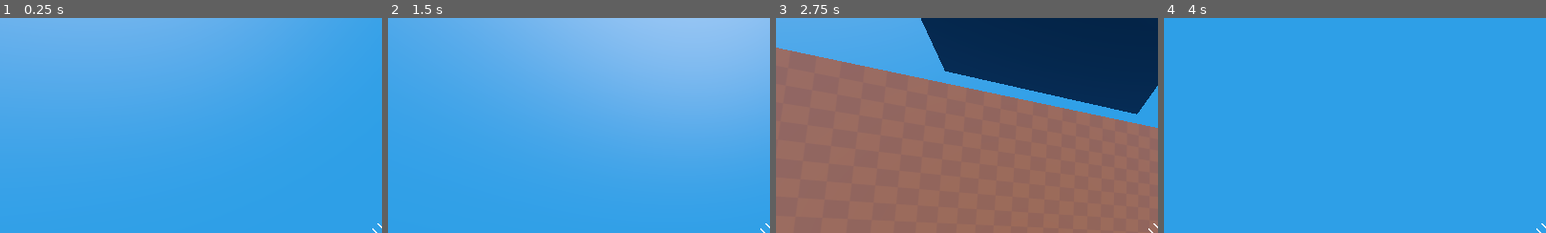
Above: before the commit, frames 1-4 (left to right).
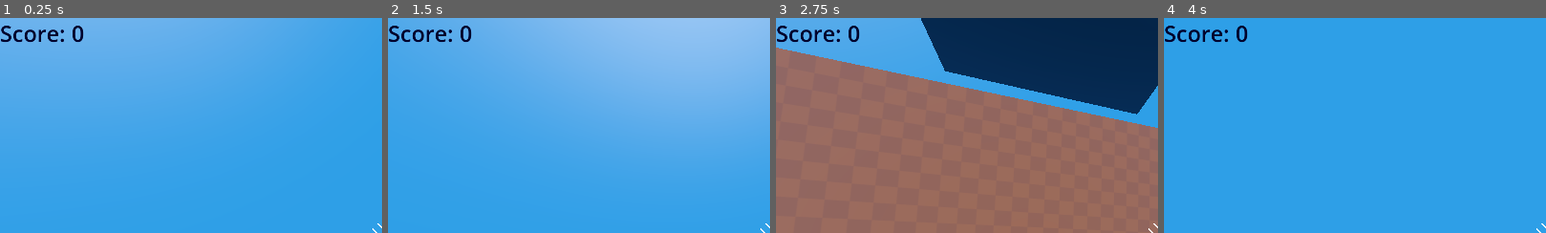
Above: after the commit, the same moments.

Repository: sj6258/My-1st-3D-game
Game: Godot game, scene res://game.tscn
Same seed, same stepped clock (60 frames per second), same inputs: the game is played once before the commit and once after it.
Inputs (mouse positions are % of the whole screen's width and height, from its top left):
- Up to frame 1 (0.25 s): no input
- Up to frame 2 (1.5 s): tap Enter at 0.5 s; move the mouse to (55, 50) at 0.52 s; press the mouse at (55, 50) at 0.53 s; hold W (move_forward) from 0.53 s (still down); tap Space (jump) at 0.77 s; move the mouse to (45, 50) at 1.27 s; release the mouse at (45, 50) at 1.28 s; click (45, 50) at 1.35 s
- Up to frame 3 (2.75 s): keep holding W (move_forward); tap Space (jump) at 1.52 s; move the mouse to (52, 48) at 2.02 s; press the mouse at (52, 48) at 2.03 s; tap Alt at 2.1 s
- Up to frame 4 (4 s): keep holding W (move_forward); move the mouse to (49, 52) at 2.77 s; release the mouse at (49, 52) at 2.78 s; tap Shift at 2.85 s; tap Space (jump) at 3.02, 3.77 s; click (49, 52) at 3.05 s; move the mouse to (57, 51) at 3.52 s; press the mouse at (57, 51) at 3.53 s
The pictures show only the part of the screen within x 0-50%, y 0-50%; the shares and areas given below are measured in that part.

The runs differ from the first frame. In frame 1, 0.6% of the frame differs, in the area x 0-22%, y 3-12%; in frame 2, 0.6%; in frame 3, 0.6%; in frame 4, 0.6%.

Commit message:
Added score and sounds

Diff:
--- /dev/null
+++ b/game.gd
@@ -0,0 +1,13 @@
+extends Node3D
+
+var player_score = 0
+
+@onready var label: Label = %Label
+
+func increase_score():
+	player_score += 1
+	label.text = "Score: " + str(player_score)
+
+
+func _on_mob_spawner_3d_mob_spawned(mob):
+	mob.died.connect(increase_score)
--- a/game.tscn
+++ b/game.tscn
@@ -1,5 +1,6 @@
-[gd_scene load_steps=6 format=3 uid="uid://elst0xn32iil"]
+[gd_scene load_steps=8 format=3 uid="uid://elst0xn32iil"]
 
+[ext_resource type="Script" uid="uid://d2j1nggatxltk" path="res://game.gd" id="1_7jktm"]
 [ext_resource type="PackedScene" uid="uid://ckudr8chj1kgo" path="res://player/player.tscn" id="1_80nbo"]
 [ext_resource type="Material" uid="uid://dku3wpwcna4td" path="res://level/platform.tres" id="1_feb5d"]
 [ext_resource type="Material" uid="uid://br1th5vqu3e6a" path="res://level/bridge.tres" id="2_fc0e3"]
@@ -17,7 +18,13 @@
 volumetric_fog_albedo = Color(0, 0, 0.21568628, 1)
 volumetric_fog_emission = Color(0.14306286, 0.062226474, 0.26107988, 1)
 
+[sub_resource type="LabelSettings" id="LabelSettings_ryrav"]
+font_size = 56
+font_color = Color(0, 0, 0.1764706, 1)
+outline_color = Color(0, 0, 0.32941177, 1)
+
 [node name="Game" type="Node3D"]
+script = ExtResource("1_7jktm")
 
 [node name="CSGBox3D" type="CSGBox3D" parent="."]
 transform = Transform3D(1, 0, 0, 0, 1, 0, 0, 0, 1, 0, -4.9976573, 0)
@@ -113,3 +120,12 @@
 
 [node name="MobSpawner3D" parent="." instance=ExtResource("5_7jktm")]
 transform = Transform3D(1, 0, 0, 0, 1, 0, 0, 0, 1, 40.975025, 2.60163, 8.707936)
+
+[node name="Label" type="Label" parent="."]
+unique_name_in_owner = true
+offset_right = 40.0
+offset_bottom = 23.0
+text = "Score: 0"
+label_settings = SubResource("LabelSettings_ryrav")
+
+[connection signal="mob_spawned" from="MobSpawner3D" to="." method="_on_mob_spawner_3d_mob_spawned"]
--- a/mob/bat/bat_model.gd
+++ b/mob/bat/bat_model.gd
@@ -2,6 +2,5 @@
 
 @onready var animation_tree: AnimationTree = %AnimationTree
 
-
 func hurt():
 	animation_tree.set("parameters/OneShot/request",AnimationNodeOneShot.ONE_SHOT_REQUEST_FIRE,)
--- a/mob/mob.gd
+++ b/mob/mob.gd
@@ -1,4 +1,6 @@
 extends RigidBody3D
+
+signal died
 
 var health = 3
 var speed = randf_range(2.0, 4.0)
@@ -6,8 +8,11 @@
 @onready var bat_model: Node3D = %bat_model
 @onready var timer: Timer = %Timer
 
+@onready var hurt_sound: AudioStreamPlayer3D = %HurtSound
+@onready var ko: AudioStreamPlayer3D = %Ko
+
+
 @onready var player = get_node("/root/Game/Player")
-
 
 func _physics_process(_delta):
 	var direction = global_position.direction_to(player.global_position)
@@ -20,6 +25,7 @@
 	bat_model.hurt()
 
 	health -= 1
+	hurt_sound.play()
 
 	if health == 0:
 		set_physics_process(false)
@@ -28,6 +34,8 @@
 		var random_upward_force = Vector3.UP * randf_range(1.0, 5.0)
 		apply_central_impulse(direction * 10 + random_upward_force)
 		timer.start()
+		died.emit()
+		ko.play()
 
 
 func _on_timer_timeout():
--- a/mob/mob.tscn
+++ b/mob/mob.tscn
@@ -1,10 +1,20 @@
-[gd_scene load_steps=4 format=3 uid="uid://bd8eua4uiffrk"]
+[gd_scene load_steps=8 format=3 uid="uid://bd8eua4uiffrk"]
 
 [ext_resource type="Script" uid="uid://55v4idxck5s8" path="res://mob/mob.gd" id="1_6jlfs"]
 [ext_resource type="PackedScene" uid="uid://d1wmv6ndlvcw8" path="res://mob/bat/bat_model.tscn" id="2_pirjb"]
+[ext_resource type="Texture2D" uid="uid://ddr8smg2n8cbm" path="res://mob/bat/bat_model_bat_palette.png" id="3_jkfaf"]
+[ext_resource type="AudioStream" uid="uid://bx3idpeigglls" path="res://mob/mob_take_damage.wav" id="4_vcc1q"]
+[ext_resource type="AudioStream" uid="uid://bjajl884tgyrw" path="res://mob/mob_ko.wav" id="5_ub8vd"]
 
 [sub_resource type="SphereShape3D" id="SphereShape3D_6jlfs"]
 radius = 0.39031002
+
+[sub_resource type="StandardMaterial3D" id="StandardMaterial3D_4wq73"]
+resource_local_to_scene = true
+resource_name = "bat_mat"
+cull_mode = 2
+albedo_texture = ExtResource("3_jkfaf")
+roughness = 0.42727274
 
 [node name="Mob" type="RigidBody3D"]
 script = ExtResource("1_6jlfs")
@@ -17,21 +27,32 @@
 unique_name_in_owner = true
 
 [node name="Skeleton3D" parent="bat_model/Armature" index="0"]
-bones/0/position = Vector3(0, 0.018701972, 0)
-bones/1/rotation = Quaternion(0.22057071, -0.026102722, -0.6009898, 0.76777506)
-bones/2/rotation = Quaternion(0.13316515, 0.061808903, 0.41623968, 0.8973245)
-bones/3/rotation = Quaternion(0.0329295, 0.06234148, 0.3517128, 0.9334492)
-bones/4/rotation = Quaternion(0.22057071, 0.026102722, 0.6009898, 0.76777506)
-bones/5/rotation = Quaternion(0.13316515, -0.061808903, -0.41623968, 0.8973245)
-bones/6/rotation = Quaternion(0.0329295, -0.06234148, -0.3517128, 0.9334492)
-bones/8/rotation = Quaternion(2.1333015e-08, 0.5957577, 0.80316424, 2.4878862e-08)
-bones/11/rotation = Quaternion(3.0549e-08, 0.5957577, 0.80316424, 3.4421547e-08)
+bones/0/position = Vector3(0, 0.023599999, 0)
+bones/1/rotation = Quaternion(0.18738188, -0.008876557, -0.6364845, 0.7481289)
+bones/2/rotation = Quaternion(0.17815024, 0.078589626, 0.39580545, 0.8974543)
+bones/3/rotation = Quaternion(0.13669011, 0.10440876, 0.3623382, 0.916038)
+bones/4/rotation = Quaternion(0.18738188, 0.008876557, 0.6364845, 0.7481289)
+bones/5/rotation = Quaternion(0.17815024, -0.078589626, -0.39580545, 0.8974543)
+bones/6/rotation = Quaternion(0.13669011, -0.10440876, -0.3623382, 0.916038)
+bones/8/rotation = Quaternion(3.9751548e-08, 0.6528042, 0.75752676, 2.4995863e-08)
+bones/11/rotation = Quaternion(2.4636577e-08, 0.6528042, 0.75752676, 3.3759314e-08)
+
+[node name="bat" parent="bat_model/Armature/Skeleton3D" index="0"]
+surface_material_override/0 = SubResource("StandardMaterial3D_4wq73")
 
 [node name="Timer" type="Timer" parent="."]
 unique_name_in_owner = true
 wait_time = 2.5
 one_shot = true
 
+[node name="HurtSound" type="AudioStreamPlayer3D" parent="."]
+unique_name_in_owner = true
+stream = ExtResource("4_vcc1q")
+
+[node name="Ko" type="AudioStreamPlayer3D" parent="."]
+unique_name_in_owner = true
+stream = ExtResource("5_ub8vd")
+
 [connection signal="timeout" from="Timer" to="." method="_on_timer_timeout"]
 
 [editable path="bat_model"]
--- a/mob_spawner_3d.gd
+++ b/mob_spawner_3d.gd
@@ -1,12 +1,15 @@
 extends Node3D
+
+signal mob_spawned(mob)
 
 @export var mob_to_spawn: PackedScene = null
 
 @onready var marker_3d: Marker3D = %Marker3D
 @onready var timer: Timer = %Timer
 
-
 func _on_timer_timeout():
 	var new_mob = mob_to_spawn.instantiate()
 	add_child(new_mob)
 	new_mob.global_position = marker_3d.global_position
+
+	mob_spawned.emit(new_mob)
--- a/player/bullet_3d.gd
+++ b/player/bullet_3d.gd
@@ -5,14 +5,12 @@
 
 var travelled_distance = 0.0
 
-
 func _physics_process(delta):
 	position += -transform.basis.z * SPEED * delta
 	travelled_distance += SPEED * delta
 	if travelled_distance > RANGE:
 		queue_free()
 
-
 func _on_body_entered(body):
 	queue_free()
 	if body.has_method("take_damage"):
--- a/player/player.gd
+++ b/player/player.gd
@@ -1,9 +1,7 @@
 extends CharacterBody3D
-
 
 func _ready():
 	Input.set_mouse_mode(Input.MOUSE_MODE_CAPTURED)
-
 
 func _unhandled_input(event):
 	if event is InputEventMouseMotion:
@@ -14,7 +12,6 @@
 		)
 	elif event.is_action_pressed("ui_cancel"):
 		Input.set_mouse_mode(Input.MOUSE_MODE_VISIBLE)
-
 
 func _physics_process(delta):
 	const SPEED = 5.5
@@ -41,7 +38,6 @@
 	if Input.is_action_pressed("shoot") and %Timer.is_stopped():
 		shoot_bullet()
 
-
 func shoot_bullet():
 	const BULLET_3D = preload("res://player/bullet_3d.tscn")
 	var new_bullet = BULLET_3D.instantiate()
@@ -50,3 +46,4 @@
 	new_bullet.global_transform = %Marker3D.global_transform
 
 	%Timer.start()
+	%AudioStreamPlayer.play()
--- a/player/player.tscn
+++ b/player/player.tscn
@@ -1,8 +1,9 @@
-[gd_scene load_steps=5 format=3 uid="uid://ckudr8chj1kgo"]
+[gd_scene load_steps=6 format=3 uid="uid://ckudr8chj1kgo"]
 
 [ext_resource type="PackedScene" uid="uid://chjrhhjvxun3r" path="res://player/simple_gun/gun_model.glb" id="1_oul6g"]
 [ext_resource type="Script" uid="uid://x3lektvp28jy" path="res://player/player.gd" id="1_rkbax"]
 [ext_resource type="Texture2D" uid="uid://cuyh8hew637ju" path="res://player/reticle.png" id="3_g1dw6"]
+[ext_resource type="AudioStream" uid="uid://bi6ansiu0g7gi" path="res://player/gun_shoot.wav" id="4_yw30f"]
 
 [sub_resource type="CapsuleShape3D" id="CapsuleShape3D_sh265"]
 
@@ -43,3 +44,7 @@
 unique_name_in_owner = true
 wait_time = 0.2
 one_shot = true
+
+[node name="AudioStreamPlayer" type="AudioStreamPlayer" parent="."]
+unique_name_in_owner = true
+stream = ExtResource("4_yw30f")
Not shown, added: game.gd.uid
